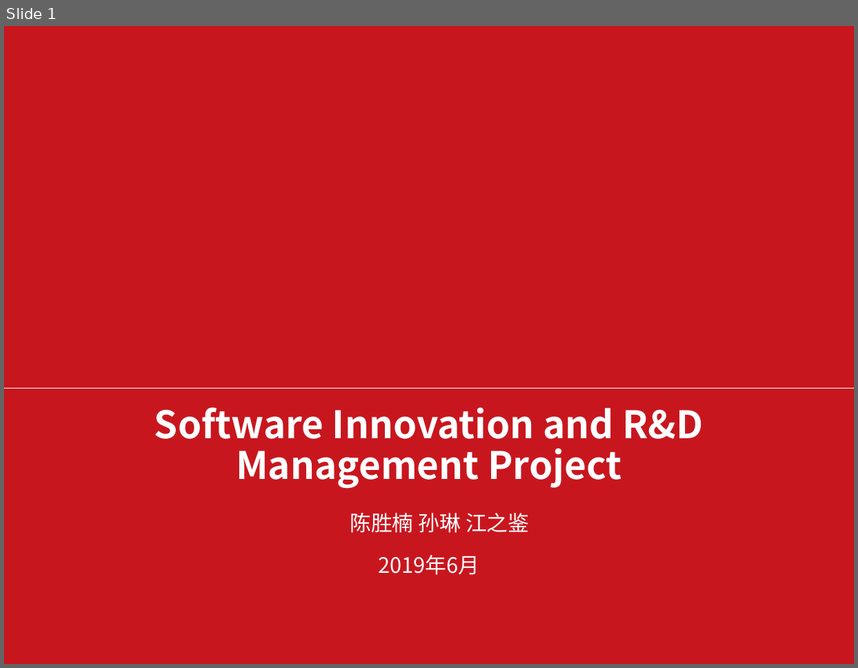
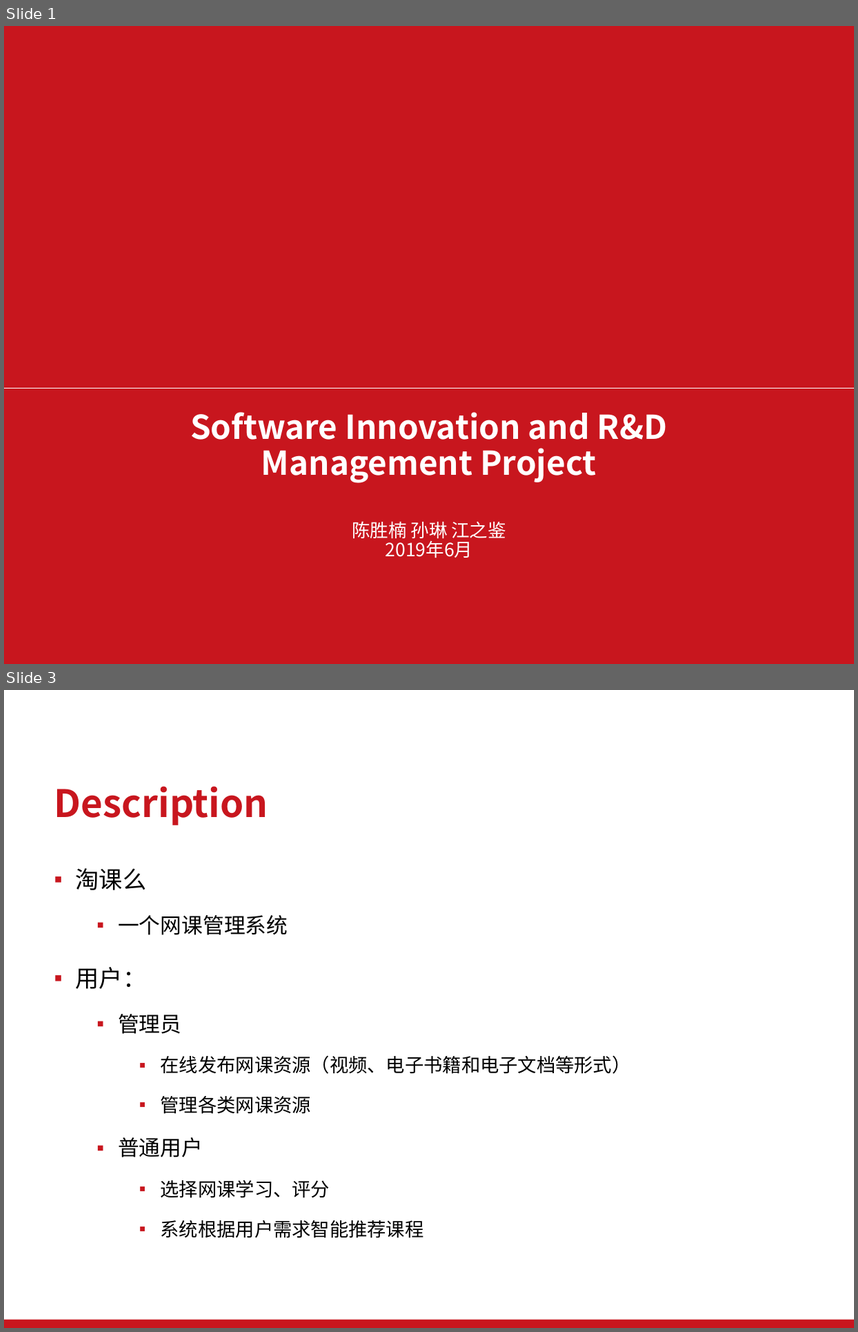
Before and after one commit to 962372515csn/e-school, a slide deck: ppt/软件创新.pptx. Shown one above the other, each under a label of ours: slide 1 before the commit, slides 1 and 3 after it; the slides between them are not shown. The pictures are 858x668 and 858x1332 pixels, drawn with LibreOffice and Linux fonts; fonts in the diff are those of the drawing; background and template pictures are left out. Boxes give left, top, right and bottom in pixels: in the first picture for what was removed or moved away, otherwise in the second. Text is boxed around its words. In the diff, an @@ line names an element or a change of style, - is before the commit and + after.

```diff
--- a/ppt/软件创新.pptx
+++ b/ppt/软件创新.pptx
@@ slide 3 added at box(4, 690, 854, 1328), background #FFFFFF @@
@@ title added at box(54, 786, 268, 825), 32 pt, text #C8161E, bold @@
+Description
@@ text added at box(76, 868, 631, 1238), 16 pt, text #000000 @@
+▪ 淘课么
+  ▪ 一个网课管理系统
+▪ 用户：
+  ▪ 管理员
+    ▪ 在线发布网课资源（视频、电子书籍和电子文档等形式）
+    ▪ 管理各类网课资源
+  ▪ 普通用户
+    ▪ 选择网课学习、评分
+    ▪ 系统根据用户需求智能推荐课程
@@ rectangle added at box(4, 1319, 854, 1328), fill #C9151E @@
@@ slide 1 changed as well @@
@@ title "Software Innovation and R&D Management ..." at box(190, 412, 668, 483): size 32 to 27.8 pt @@
@@ text "陈胜楠 孙琳 江之鉴" at box(352, 521, 506, 557): size 18 to 15.5 pt; bullet ▪ to none; line spacing 1.2 to 0.9; less space between paragraphs @@
```
Also in this commit, not shown: 2 other slides changed, 6 other slides added, 3 slides removed, 2 other files.
